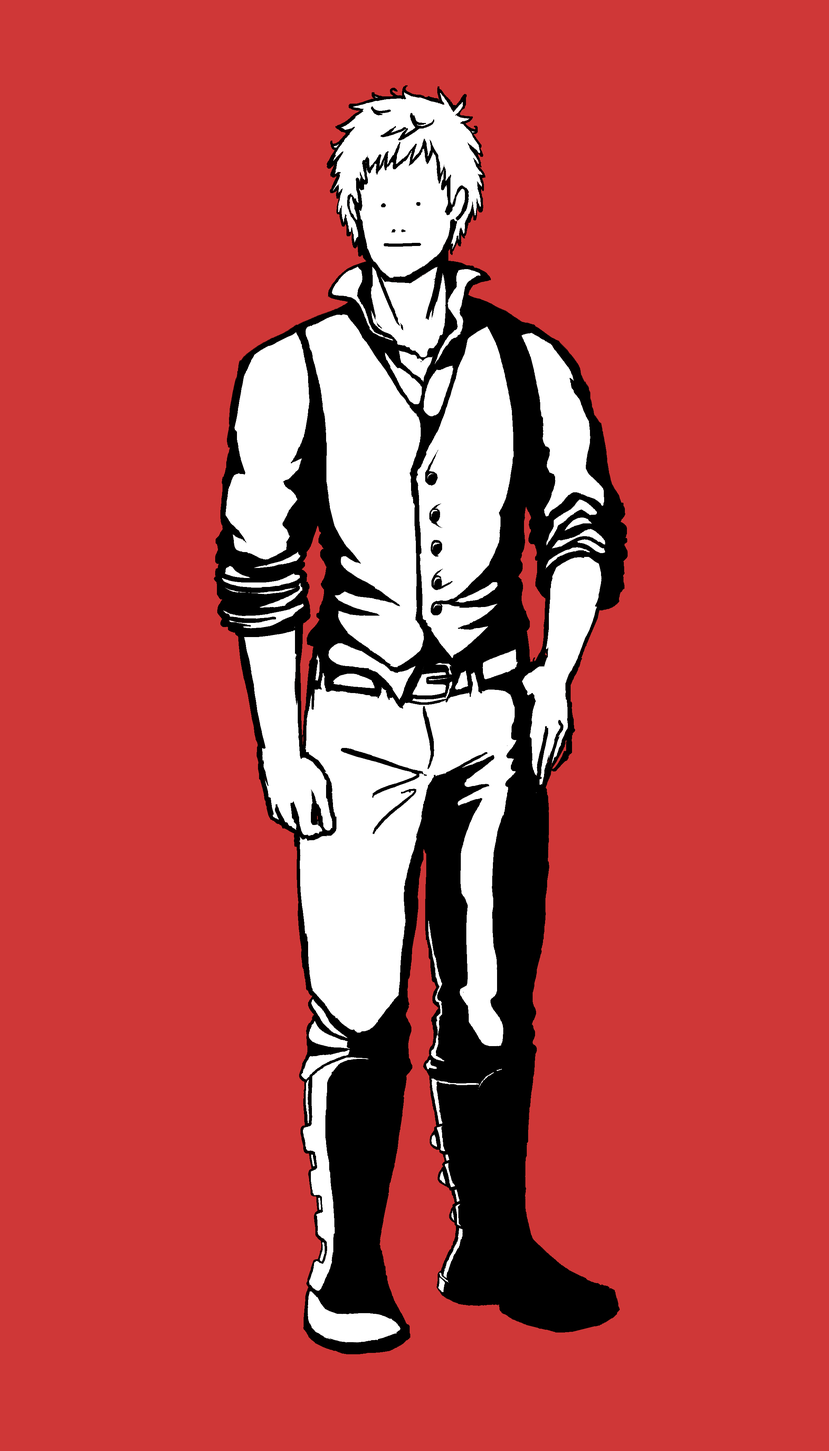
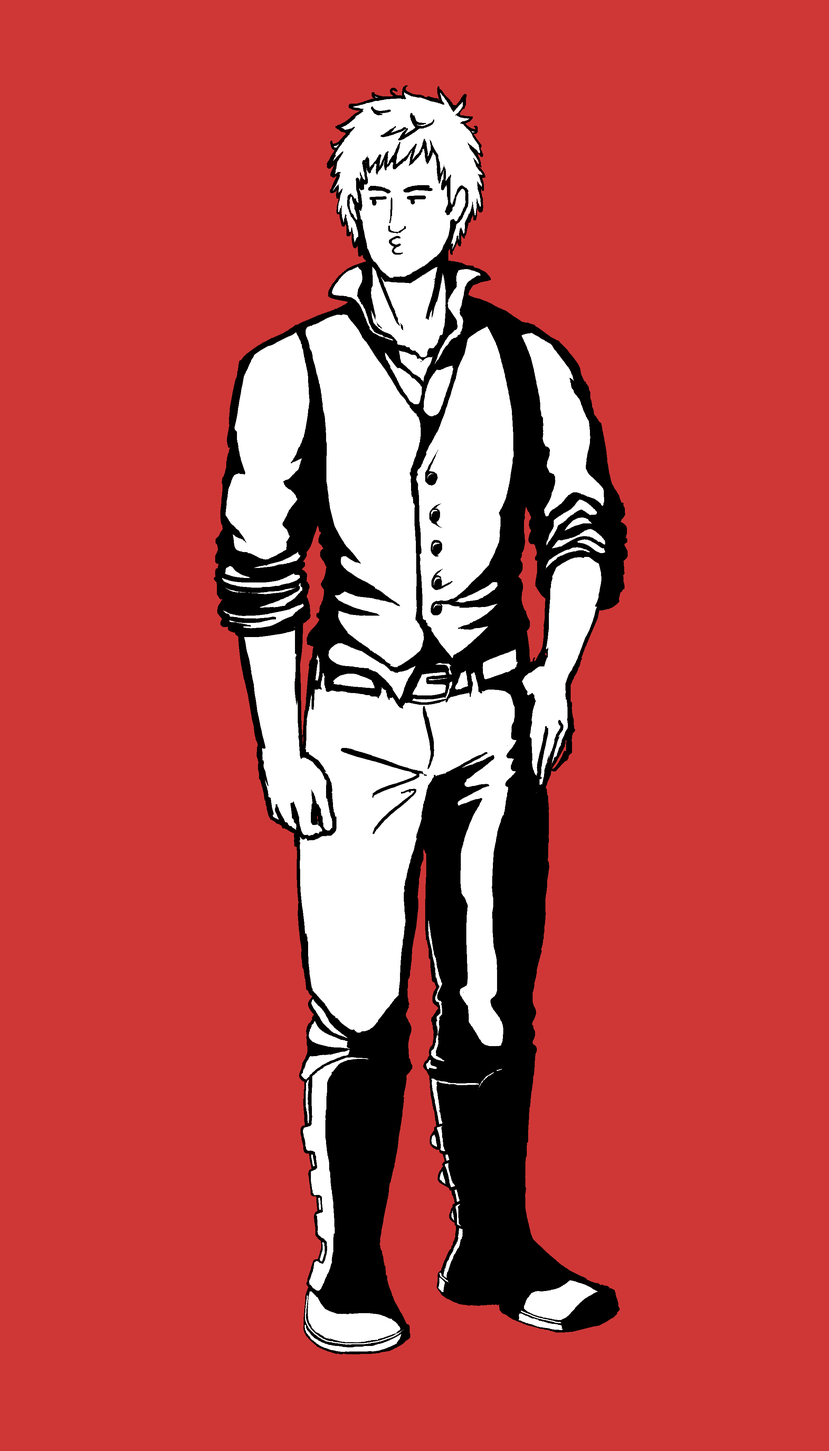
Before/after of a 829x1451 layered artwork. What changed in the layer stack:
painted on "shorthair" over 368, 185, 473, 225
painted on "face" over 368, 185, 433, 255
added layer "vest" above "shirt" over 293, 306, 541, 670
added layer "shirt" above "pants" over 213, 260, 628, 703
added layer "pants" above "boots" over 306, 641, 467, 709
added layer "boots" above "clothes" over 303, 1104, 599, 1355
